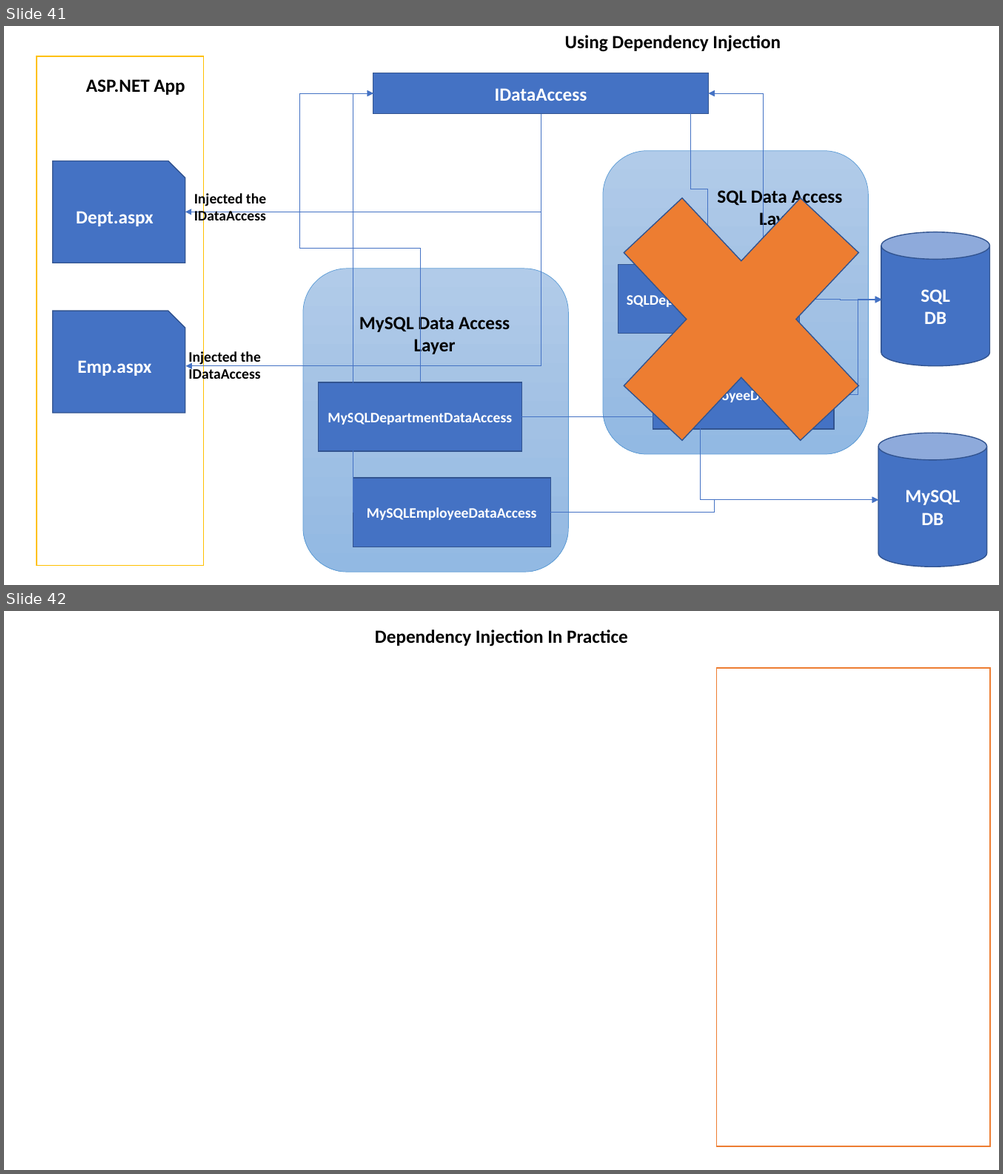
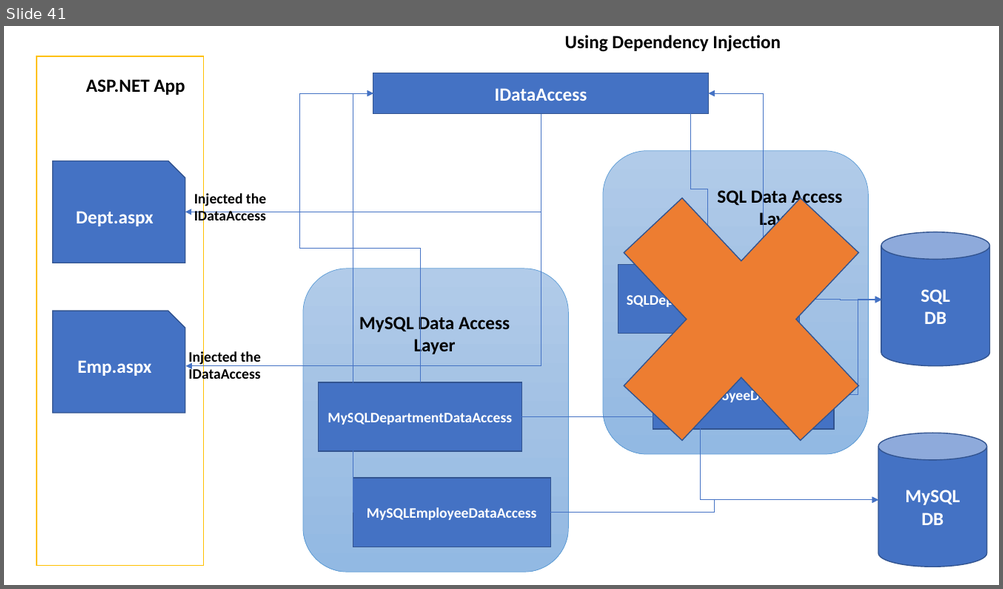
Before and after one commit to maheshsabnis/NetFrwk_Projects, a slide deck: Training-Images.pptx. Shown one above the other, each under a label of ours: slides 41 and 42 before the commit, slide 41 after it. The pictures are 1003x1174 and 1003x589 pixels, drawn with LibreOffice and Linux fonts; fonts in the diff are those of the drawing. Boxes give left, top, right and bottom in pixels: in the first picture for what was removed or moved away, otherwise in the second. Text is boxed around its words. In the diff, an @@ line names an element or a change of style, - is before the commit and + after.

```diff
--- a/Training-Images.pptx
+++ b/Training-Images.pptx
@@ slide 42 removed at [4,611,999,1170], background #FFFFFF @@
@@ text removed at [375,629,628,647] @@
-Dependency Injection In Practice
@@ rectangle removed at [717,669,990,1147] @@
```
Also in this commit, not shown: 1 slide changed.
